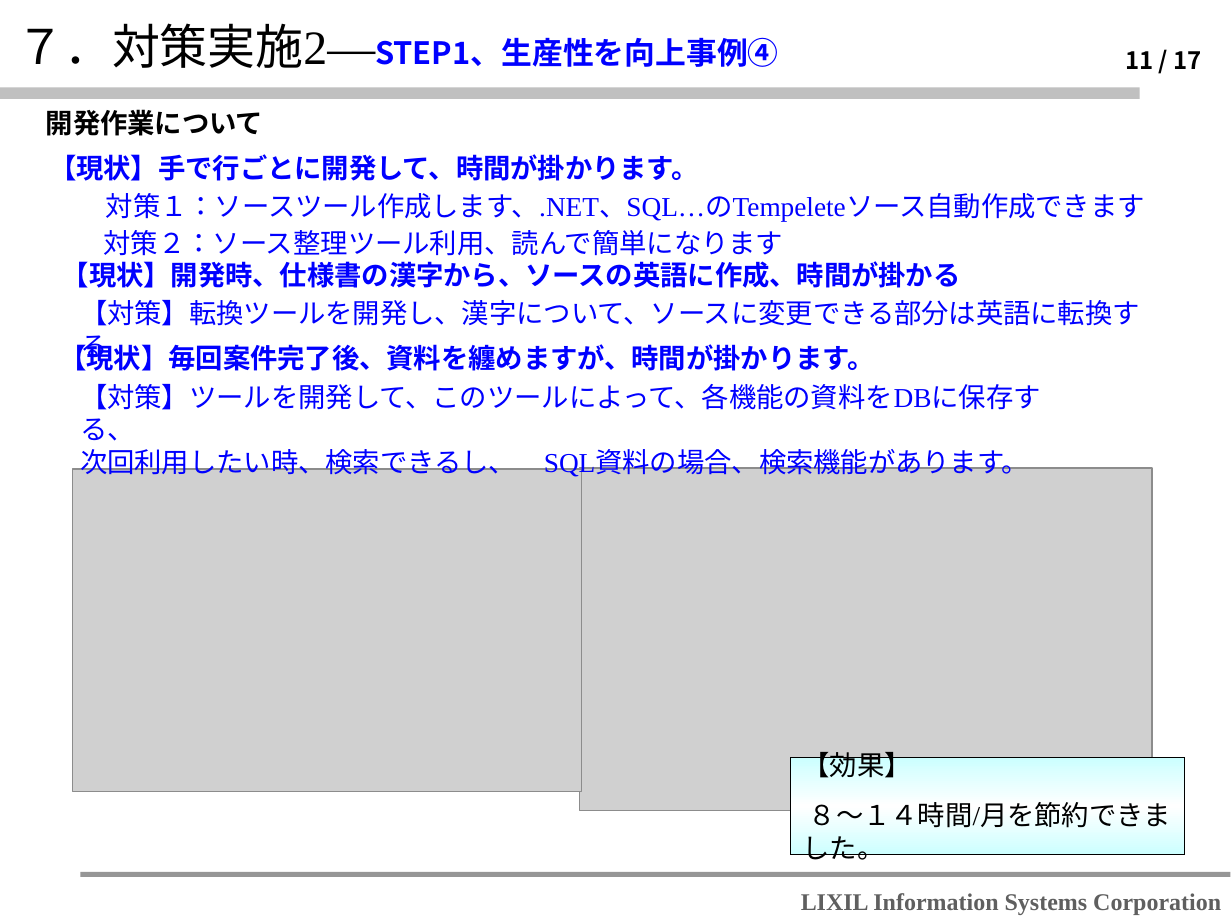
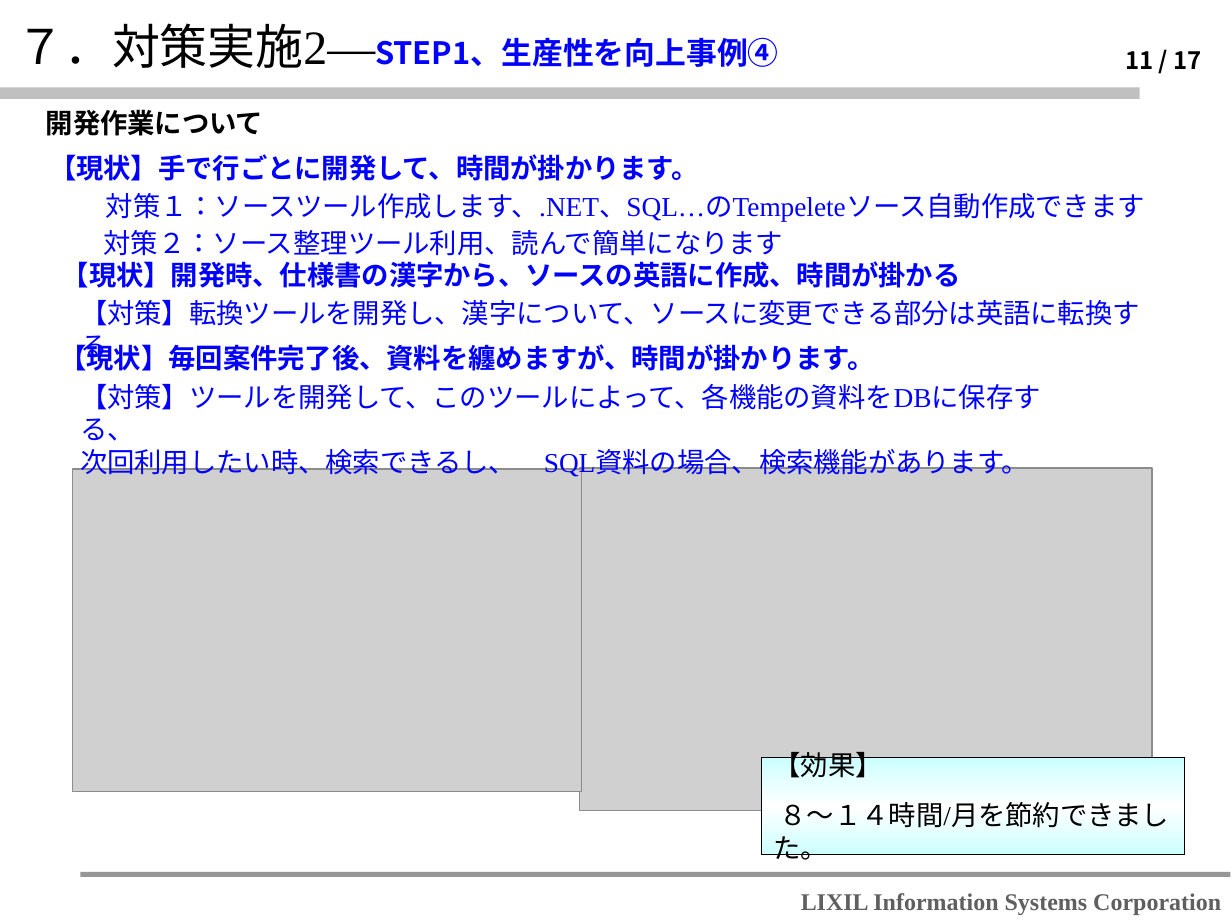
Before and after one commit to lengqing2010/slnAC, a slide deck: slide 11 of 個人利益を向上させる(李松涛)_lis6.ppt. Drawn at 1232x924 pixels with LibreOffice and Linux fonts; fonts in the diff are those of the drawing; grey boxes stand for pictures; background and template pictures are left out. Boxes give left, top, right and bottom in pixels: in the first picture for what was removed or moved away, otherwise in the second. Text is boxed around its words. In the diff, an @@ line names an element or a change of style, - is before the commit and + after.

```diff
--- a/個人利益を向上させる(李松涛)_lis6.ppt
+++ b/個人利益を向上させる(李松涛)_lis6.ppt
@@ rectangle "【効果】": place and size @@
-rectangle "【効果】" at [791,758,1185,855]
+rectangle "【効果】" at [761,758,1184,855]
```
Also in this commit, not shown: 4 other slides changed, 31 other files.
